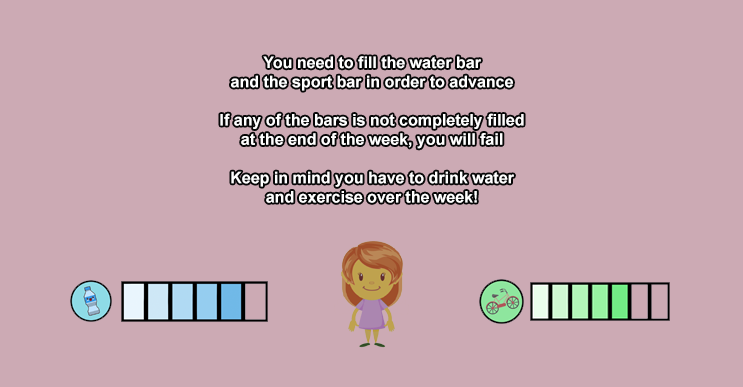
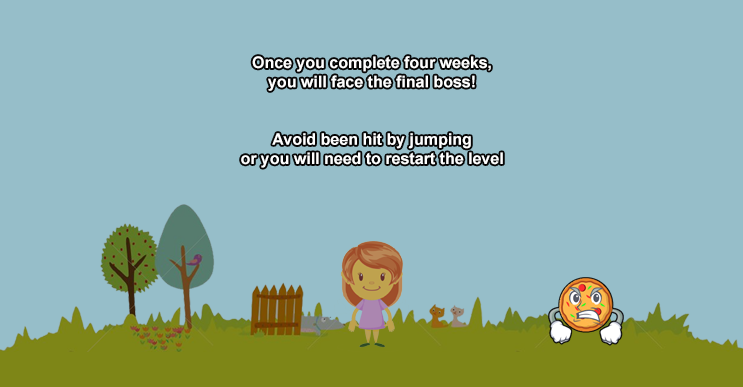
Layers edited between the first and the second 743×387 image:
added group "Group 11" with 5 layers above "Group 10" over box(0, 0, 743, 387)
added layer "Layer 42" (2nd of 2, in "Group 11") in group "Group 11" over box(548, 277, 624, 346)
added layer "Once you complete four weeks, you will face the final boss! A" in group "Group 11" over box(241, 56, 503, 168)
added layer "Layer 6 copy" (2nd of 11, in "Group 11") (20%) in group "Group 11" over box(0, 0, 743, 387)
added layer "Layer 5" (2nd of 12, in "Group 11") in group "Group 11" over box(334, 241, 409, 352)
added layer "Layer 3 copy 5" (2nd of 3, in "Group 11") in group "Group 11" over box(0, 0, 743, 387)
hid group "Group 8" (6 layers) over box(0, 0, 743, 387)
